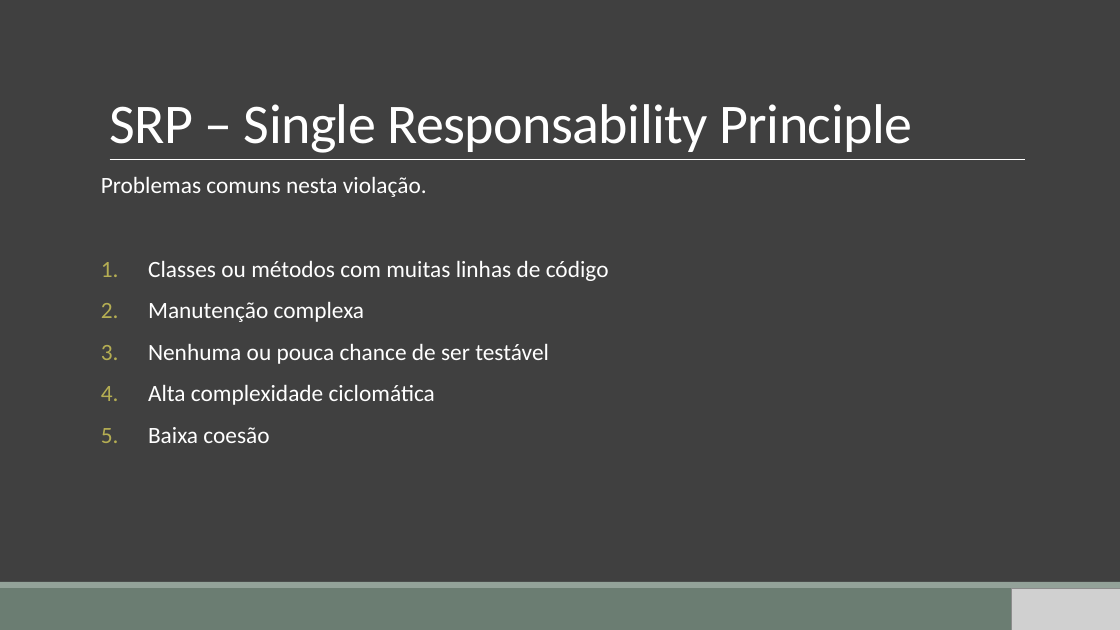
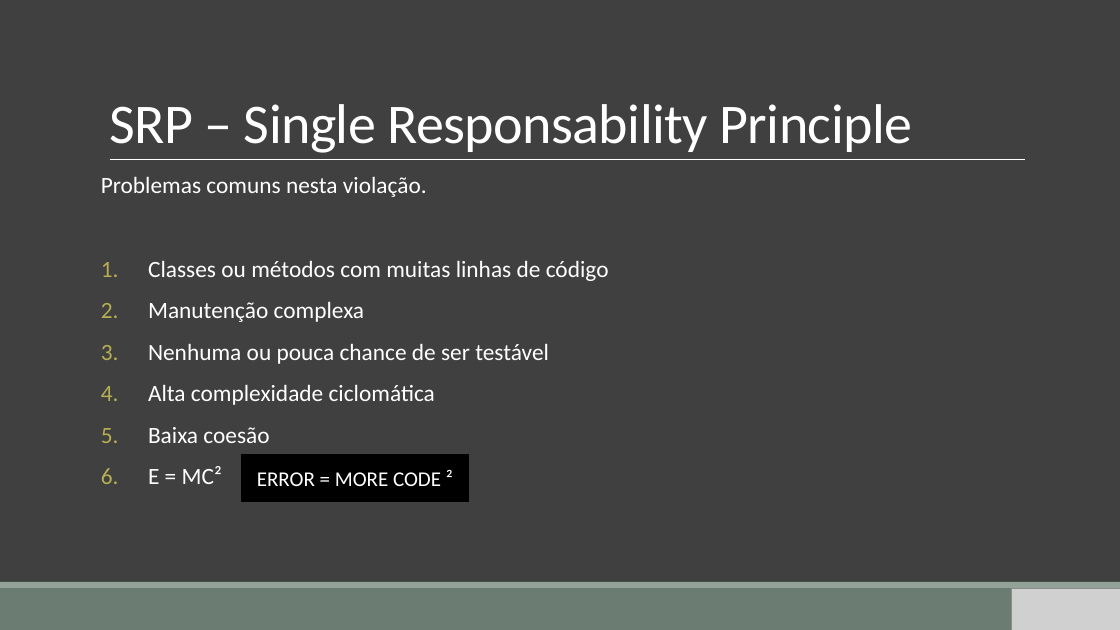
Before and after one commit to gemvane/Palestra-Solid, a slide deck: slide 12 of SOLID.pptx (slide 10 before the commit). Drawn at 1120x630 pixels with LibreOffice and Linux fonts; fonts in the diff are those of the drawing; grey boxes stand for pictures. Boxes give left, top, right and bottom in pixels: in the first picture for what was removed or moved away, otherwise in the second. Text is boxed around its words. In the diff, an @@ line names an element or a change of style, - is before the commit and + after.

```diff
--- a/SOLID.pptx
+++ b/SOLID.pptx
@@ text at (148, 466, 222, 484): paragraph added @@
+6. E = MC²
@@ rectangle added at (241, 455, 468, 502), fill #000000, outline #000000 1.25 pt, 18 pt, text #FFFFFF @@
+ERROR = MORE CODE ²
```
Also in this commit, not shown: 3 slides added, 1 slide removed.
